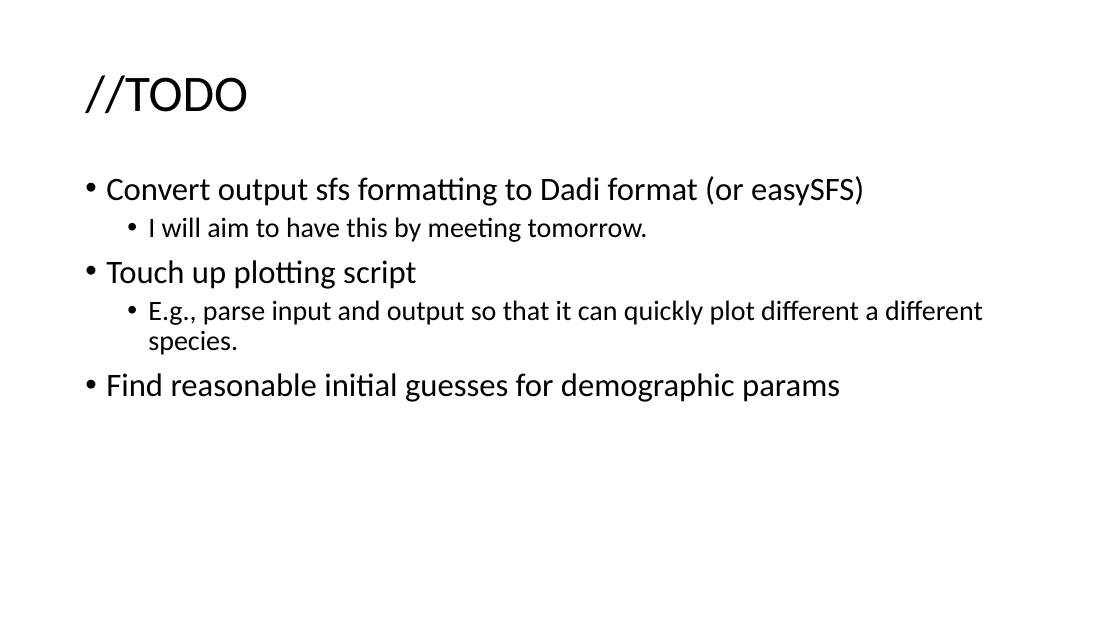
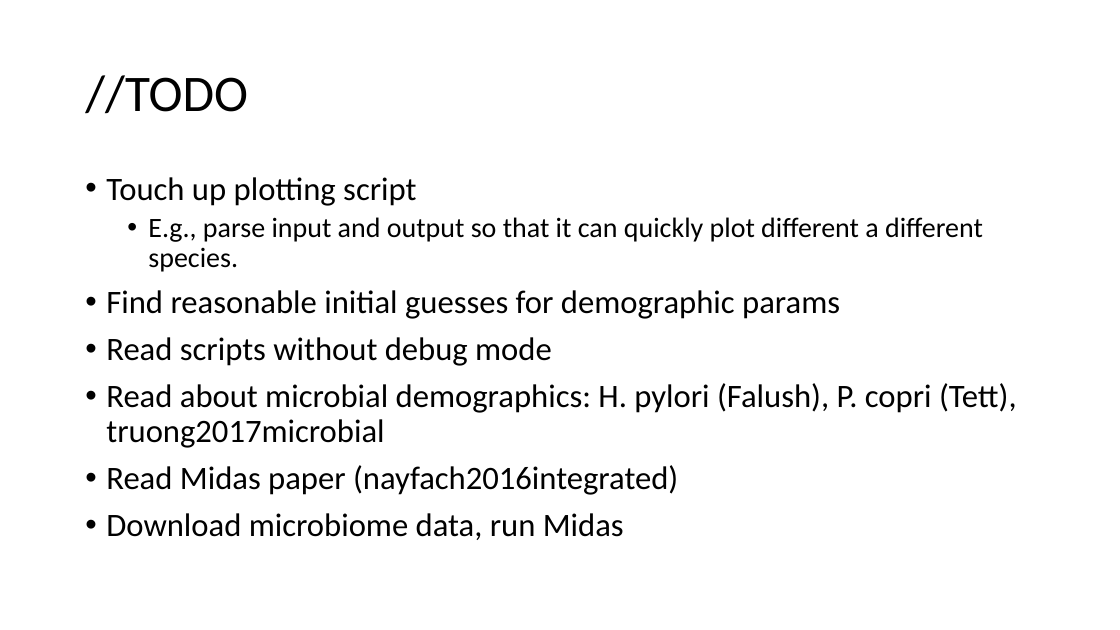
Before and after one commit to jon-mah/demo_for_ccgb, a slide deck: slide 10 of Summary/20210111_demo_for_ccgb_rotation_update.pptx. Drawn at 1120x630 pixels with LibreOffice and Linux fonts; fonts in the diff are those of the drawing. Boxes give left, top, right and bottom in pixels: in the first picture for what was removed or moved away, otherwise in the second. Text is boxed around its words. In the diff, an @@ line names an element or a change of style, - is before the commit and + after.

Commit message:
Updated rotation meeting slides, turn off debug mode.

```diff
--- a/Summary/20210111_demo_for_ccgb_rotation_update.pptx
+++ b/Summary/20210111_demo_for_ccgb_rotation_update.pptx
@@ text at [106, 176, 864, 242]: paragraphs removed @@
-• Convert output sfs formatting to Dadi format (or easySFS)
-  • I will aim to have this by meeting tomorrow.
@@ text at [106, 337, 1017, 540]: paragraphs added @@
+• Read scripts without debug mode
+• Read about microbial demographics: H. pylori (Falush), P. copri (Tett), truong2017microbial
+• Read Midas paper (nayfach2016integrated)
+• Download microbiome data, run Midas
```
Also in this commit, not shown: 2 other files.
